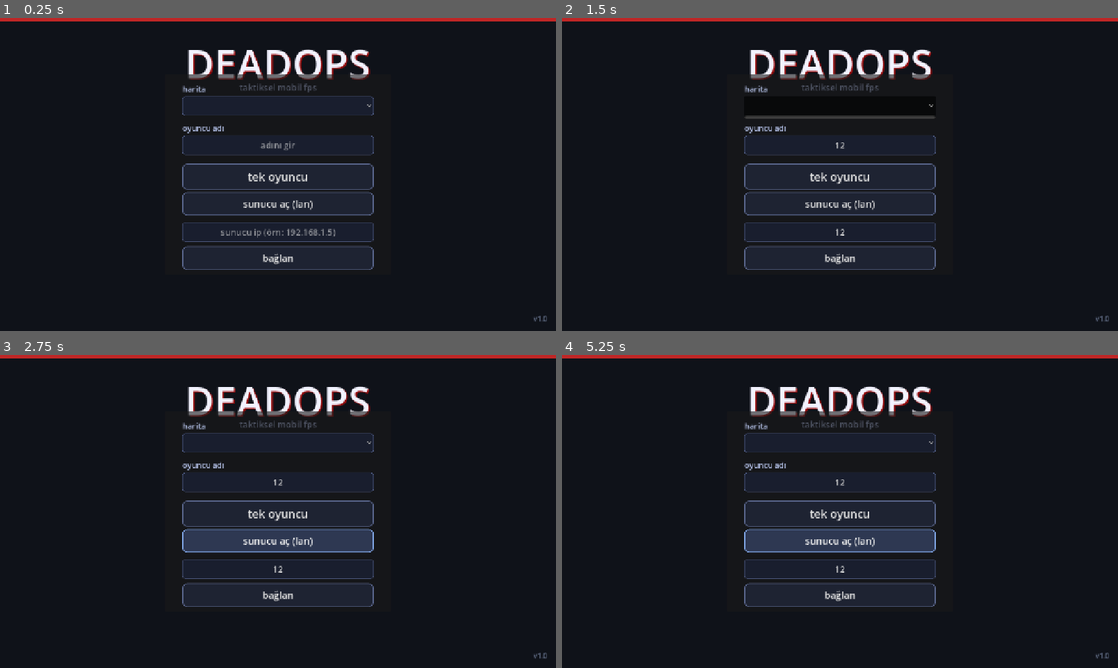
Above: before the commit, frames 1-4 (two rows, left to right).
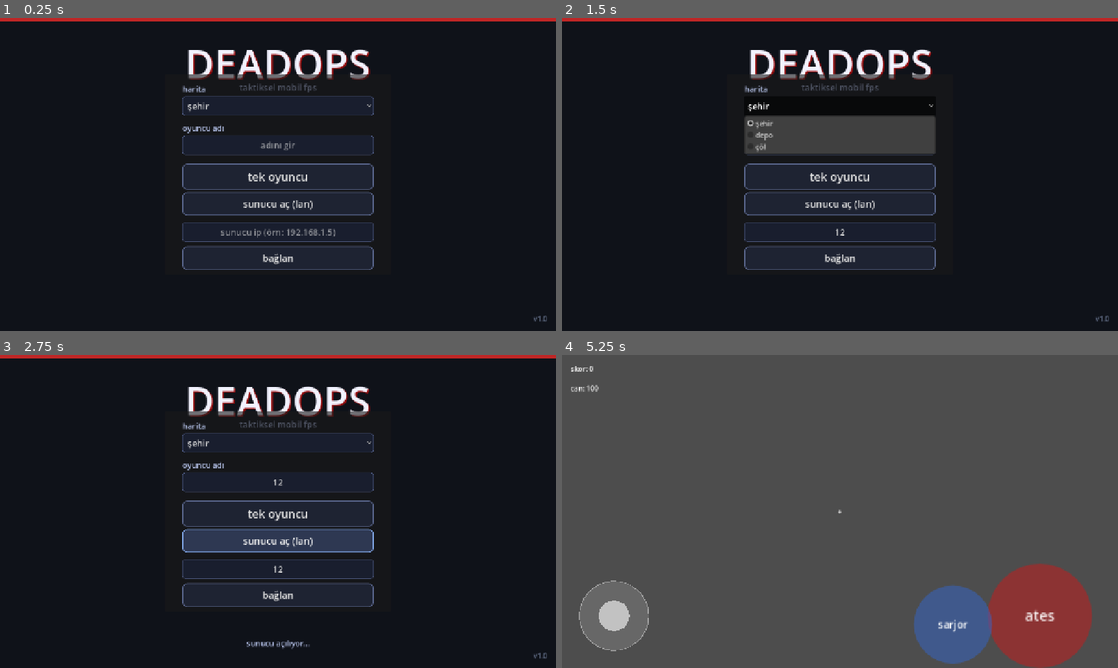
Above: after the commit, the same moments.

Repository: darking053official/DeadOps
Game: Godot game, scene res://scenes/ui/main_menu.tscn
The game is run twice, just before and just after one commit, with the same random seed, the same clock (stepped at 60 frames per second) and the same inputs.
Inputs (mouse positions are in pixels of both pictures, inside the frame that each line leads up to):
- Up to frame 1 (0.25 s): no input
- Up to frame 2 (1.5 s): click (840, 146) at 0.52 s; type "12" at 0.6 s; click (840, 230) at 0.75 s; type "12" at 0.83 s; click (840, 105) at 1.25 s
- Up to frame 3 (2.75 s): click "sunucu aç (lan)" at 2 s
- Up to frame 4 (5.25 s): click "bağlan" at 2.75 s; click "tek oyuncu" at 3.5 s; tap Enter (ui_accept) at 4.25, 4.52, 5 s; move the mouse to (962, 495) at 4.27 s; press the mouse at (962, 495) at 4.28 s; hold D (move_right) 4.28-5 s; release the mouse at (962, 495) at 5 s; drag from (728, 527) to (812, 574) at 5.02 s

The runs differ from the first frame. In frame 1, less than 0.1% of the frame differs, in the area x 33-38%, y 26-30%; in frame 2, 3.8%; in frame 3, 0.2%; in frame 4, 100%, in the area x 0-100%, y 0-100%.
Error before the commit: Parse Error: Cannot infer the type of "isim" variable because the value doesn't have a set type. (res://scenes/ui/main_menu.gd:29)
Error after the commit: Cannot call method 'instantiate' on a null value. (res://scenes/levels/harita_tabani.gd:45)

Commit message:
Update main_menu.gd

Diff:
--- a/scenes/ui/main_menu.gd
+++ b/scenes/ui/main_menu.gd
@@ -3,18 +3,29 @@
 func _ready() -> void:
 	Input.mouse_mode = Input.MOUSE_MODE_VISIBLE
 
-	var secim = $Panel/HaritaSecimi
-	secim.clear()
-	secim.add_item("şehir", 0)
-	secim.add_item("depo", 1)
-	secim.add_item("çöl", 2)
-	secim.select(0)
-	secim.item_selected.connect(_harita_secildi)
-	_harita_secildi(0)
+	# Butonları güvenli bir şekilde bağla
+	var tek_btn = get_node_or_null("Panel/TekButonu")
+	var sunucu_btn = get_node_or_null("Panel/SunucuButonu")
+	var baglan_btn = get_node_or_null("Panel/BaglanButonu")
 
-	$Panel/TekButonu.pressed.connect(_tek_oyuncu)
-	$Panel/SunucuButonu.pressed.connect(_sunucu_ac)
-	$Panel/BaglanButonu.pressed.connect(_baglan)
+	if tek_btn:
+		tek_btn.pressed.connect(_tek_oyuncu)
+	if sunucu_btn:
+		sunucu_btn.pressed.connect(_sunucu_ac)
+	if baglan_btn:
+		baglan_btn.pressed.connect(_baglan)
+
+	# Harita seçimini doldur
+	var secim = get_node_or_null("Panel/HaritaSecimi")
+	if secim:
+		secim.clear()
+		secim.add_item("şehir", 0)
+		secim.add_item("depo", 1)
+		secim.add_item("çöl", 2)
+		secim.select(0)
+		secim.item_selected.connect(_harita_secildi)
+		_harita_secildi(0)
+
 	NetworkManager.player_list_changed.connect(_oyuncu_listesi_degisti)
 
 func _harita_secildi(index: int) -> void:
@@ -26,8 +37,11 @@
 	GameManager.secili_harita = haritalar[index]
 
 func _isim_al() -> String:
-	var isim := $Panel/IsimGirdisi.text.strip_edges()
-	return isim if isim != "" else "oyuncu"
+	var isim_girdisi = get_node_or_null("Panel/IsimGirdisi")
+	if isim_girdisi:
+		var isim = isim_girdisi.text.strip_edges()
+		return isim if isim != "" else "oyuncu"
+	return "oyuncu"
 
 func _tek_oyuncu() -> void:
 	NetworkManager.is_host = false
@@ -37,16 +51,23 @@
 	get_tree().change_scene_to_file(GameManager.secili_harita)
 
 func _sunucu_ac() -> void:
-	$DurumEtiketi.text = "sunucu açılıyor..."
+	var durum = get_node_or_null("DurumEtiketi")
+	if durum: durum.text = "sunucu açılıyor..."
 	NetworkManager.host_game(_isim_al())
 
 func _baglan() -> void:
-	var ip := $Panel/IpGirdisi.text.strip_edges()
+	var ip_girdisi = get_node_or_null("Panel/IpGirdisi")
+	var durum = get_node_or_null("DurumEtiketi")
+	if not ip_girdisi or not durum: return
+
+	var ip = ip_girdisi.text.strip_edges()
 	if ip == "":
-		$DurumEtiketi.text = "ip gir!"
+		durum.text = "ip gir!"
 		return
-	$DurumEtiketi.text = "bağlanılıyor: " + ip
+	durum.text = "bağlanılıyor: " + ip
 	NetworkManager.join_game(ip, _isim_al())
 
 func _oyuncu_listesi_degisti() -> void:
-	$DurumEtiketi.text = "oyuncular: " + str(NetworkManager.peers.size())
+	var durum = get_node_or_null("DurumEtiketi")
+	if durum:
+		durum.text = "oyuncular: " + str(NetworkManager.peers.size())
